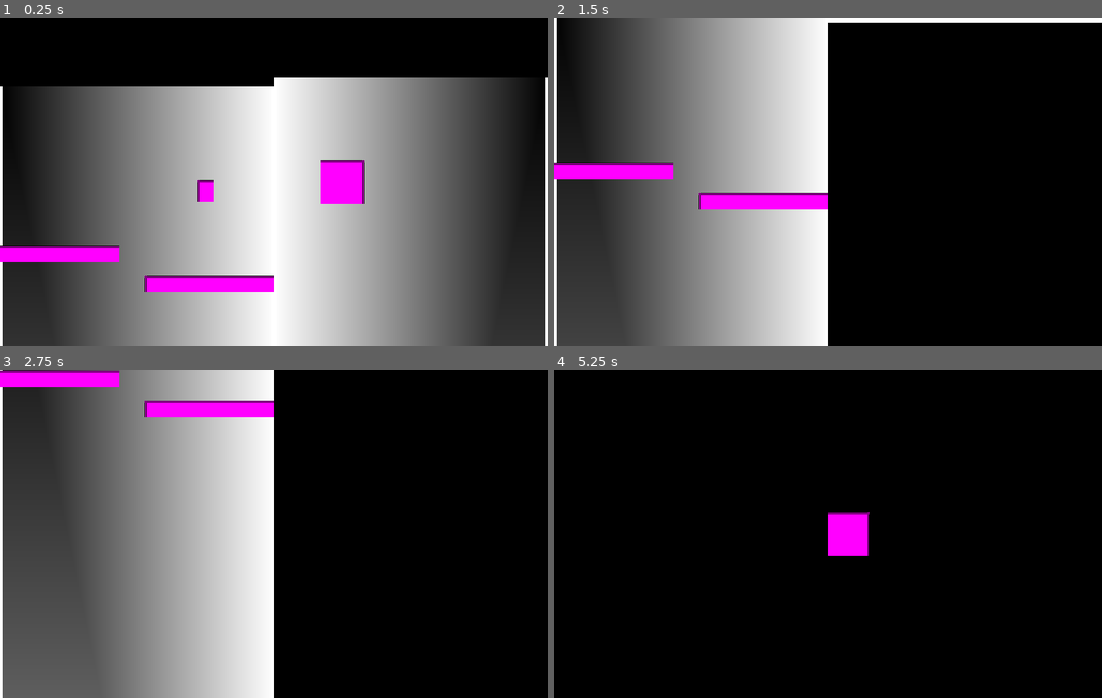
Above: before the commit, frames 1-4 (two rows, left to right).
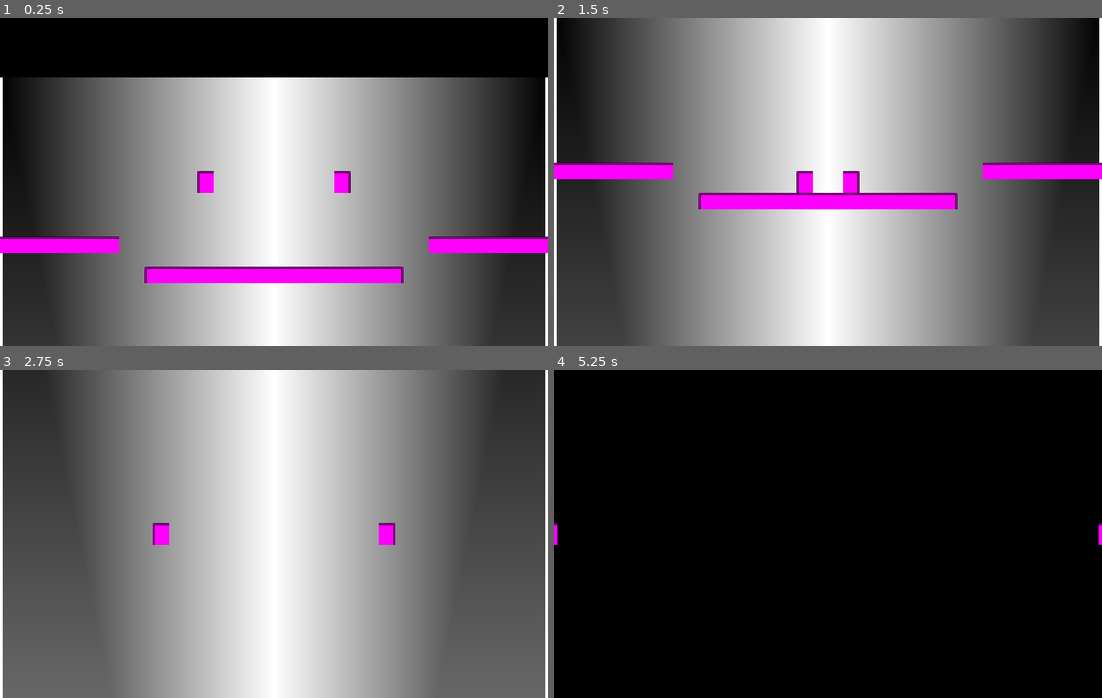
Above: after the commit, the same moments.

Repository: dotevie/SplittingImage
Game: Godot game, scene res://test_scene.tscn
Same seed, same stepped clock (60 frames per second), same inputs: the game is played once before the commit and once after it.
Inputs:
- Up to frame 1 (0.25 s): no input
- Up to frame 2 (1.5 s): hold Right (move_right) 0.53-1.28 s; tap Up (jump) at 0.77 s; hold Left (move_left) from 1.28 s (still down)
- Up to frame 3 (2.75 s): tap Up (jump) at 1.52 s; release Left (move_left) at 2.03 s; hold Right (move_right) from 2.03 s (still down)
- Up to frame 4 (5.25 s): tap Up (jump) at 3.02, 3.77, 4.52 s; release Right (move_right) at 3.53 s; hold Left (move_left) from 3.53 s (still down)

The runs differ from the first frame. In frame 1, 7.4% of the frame differs, in the area x 0-100%, y 18-84%; in frame 2, 49%; in frame 3, 52%, in the area x 0-100%, y 0-100%; in frame 4, 1.0%.

Commit message:
Make It Work

Diff:
--- a/scenes/level_test.tscn
+++ b/scenes/level_test.tscn
@@ -37,6 +37,12 @@
 [sub_resource type="RectangleShape2D" id="RectangleShape2D_yvmk3"]
 size = Vector2(4, 480)
 
+[sub_resource type="PlaceholderTexture2D" id="PlaceholderTexture2D_8m37a"]
+size = Vector2(24, 32)
+
+[sub_resource type="RectangleShape2D" id="RectangleShape2D_plvai"]
+size = Vector2(24, 32)
+
 [sub_resource type="PhysicsMaterial" id="PhysicsMaterial_vbogn"]
 friction = 0.0
 bounce = 0.07
@@ -47,18 +53,9 @@
 [sub_resource type="PlaceholderTexture2D" id="PlaceholderTexture2D_d5kir"]
 size = Vector2(192, 24)
 
-[sub_resource type="PhysicsMaterial" id="PhysicsMaterial_d5kir"]
-friction = 0.0
-
-[sub_resource type="RectangleShape2D" id="RectangleShape2D_e73ws"]
-size = Vector2(24, 32)
-
-[sub_resource type="PlaceholderTexture2D" id="PlaceholderTexture2D_8m37a"]
-size = Vector2(24, 32)
-
 [node name="LevelTest" type="Node2D" node_paths=PackedStringArray("player")]
 script = ExtResource("1_vbogn")
-player = NodePath("RigidBody2D")
+player = NodePath("Player")
 
 [node name="Sprite2D" type="Sprite2D" parent="."]
 position = Vector2(200, 960)
@@ -90,10 +87,21 @@
 [node name="Camera2D" type="Camera2D" parent="."]
 position = Vector2(200, 100)
 
-[node name="RigidBody2D" type="RigidBody2D" parent="." node_paths=PackedStringArray("cam")]
+[node name="Player" type="RigidBody2D" parent="." node_paths=PackedStringArray("cam")]
 position = Vector2(300, 100)
+can_sleep = false
+lock_rotation = true
+contact_monitor = true
+max_contacts_reported = 1
 script = ExtResource("1_e73ws")
 cam = NodePath("../Camera2D")
+
+[node name="Sprite2D2" type="Sprite2D" parent="Player"]
+texture = SubResource("PlaceholderTexture2D_8m37a")
+
+[node name="CollisionShape2D" type="CollisionShape2D" parent="Player"]
+shape = SubResource("RectangleShape2D_plvai")
+
 [node name="StaticBody2D" type="StaticBody2D" parent="."]
 position = Vector2(307, 289)
 physics_material_override = SubResource("PhysicsMaterial_vbogn")
@@ -113,20 +121,3 @@
 
 [node name="Sprite2D" type="Sprite2D" parent="StaticBody2D2"]
 texture = SubResource("PlaceholderTexture2D_d5kir")
-
-[node name="Player" type="RigidBody2D" parent="." node_paths=PackedStringArray("cam")]
-position = Vector2(300, 100)
-physics_material_override = SubResource("PhysicsMaterial_d5kir")
-gravity_scale = 0.75
-can_sleep = false
-lock_rotation = true
-contact_monitor = true
-max_contacts_reported = 1
-script = ExtResource("1_e73ws")
-cam = NodePath("../Camera2D")
-
-[node name="CollisionShape2D" type="CollisionShape2D" parent="Player"]
-shape = SubResource("RectangleShape2D_e73ws")
-
-[node name="Sprite2D2" type="Sprite2D" parent="RigidBody2D"]
-texture = SubResource("PlaceholderTexture2D_8m37a")
--- a/scenes/level_test_mirror.tscn
+++ b/scenes/level_test_mirror.tscn
@@ -37,15 +37,25 @@
 [sub_resource type="RectangleShape2D" id="RectangleShape2D_yvmk3"]
 size = Vector2(4, 480)
 
-[sub_resource type="RectangleShape2D" id="RectangleShape2D_e73ws"]
-size = Vector2(64, 64)
+[sub_resource type="PlaceholderTexture2D" id="PlaceholderTexture2D_8m37a"]
+size = Vector2(24, 32)
 
-[sub_resource type="PlaceholderTexture2D" id="PlaceholderTexture2D_8m37a"]
-size = Vector2(64, 64)
+[sub_resource type="RectangleShape2D" id="RectangleShape2D_plvai"]
+size = Vector2(24, 32)
+
+[sub_resource type="PhysicsMaterial" id="PhysicsMaterial_vbogn"]
+friction = 0.0
+bounce = 0.07
+
+[sub_resource type="RectangleShape2D" id="RectangleShape2D_vbogn"]
+size = Vector2(192, 24)
+
+[sub_resource type="PlaceholderTexture2D" id="PlaceholderTexture2D_d5kir"]
+size = Vector2(192, 24)
 
 [node name="LevelTestMirror" type="Node2D" node_paths=PackedStringArray("mirror_player")]
 script = ExtResource("1_eabhs")
-mirror_player = NodePath("RigidBody2D")
+mirror_player = NodePath("Player")
 
 [node name="Sprite2D" type="Sprite2D" parent="."]
 position = Vector2(200, 960)
@@ -77,18 +87,36 @@
 [node name="Camera2D" type="Camera2D" parent="."]
 position = Vector2(200, 100)
 
-[node name="RigidBody2D" type="RigidBody2D" parent="." node_paths=PackedStringArray("cam")]
+[node name="Player" type="RigidBody2D" parent="." node_paths=PackedStringArray("cam")]
 position = Vector2(300, 100)
+can_sleep = false
+lock_rotation = true
+max_contacts_reported = 1
 script = ExtResource("2_rit06")
 cam = NodePath("../Camera2D")
 
-[node name="CollisionShape2D" type="CollisionShape2D" parent="RigidBody2D"]
-shape = SubResource("RectangleShape2D_e73ws")
-
-[node name="Sprite2D2" type="Sprite2D" parent="RigidBody2D"]
+[node name="Sprite2D2" type="Sprite2D" parent="Player"]
 texture = SubResource("PlaceholderTexture2D_8m37a")
 
-[node name="Sprite2D2" type="Sprite2D" parent="."]
-position = Vector2(59.5, 740.5)
-scale = Vector2(0.703125, 6.109375)
-texture = SubResource("PlaceholderTexture2D_8m37a")
+[node name="CollisionShape2D" type="CollisionShape2D" parent="Player"]
+shape = SubResource("RectangleShape2D_plvai")
+
+[node name="StaticBody2D" type="StaticBody2D" parent="."]
+position = Vector2(307, 289)
+physics_material_override = SubResource("PhysicsMaterial_vbogn")
+
+[node name="CollisionShape2D" type="CollisionShape2D" parent="StaticBody2D"]
+shape = SubResource("RectangleShape2D_vbogn")
+
+[node name="Sprite2D" type="Sprite2D" parent="StaticBody2D"]
+texture = SubResource("PlaceholderTexture2D_d5kir")
+
+[node name="StaticBody2D2" type="StaticBody2D" parent="."]
+position = Vector2(78, 245)
+physics_material_override = SubResource("PhysicsMaterial_vbogn")
+
+[node name="CollisionShape2D" type="CollisionShape2D" parent="StaticBody2D2"]
+shape = SubResource("RectangleShape2D_vbogn")
+
+[node name="Sprite2D" type="Sprite2D" parent="StaticBody2D2"]
+texture = SubResource("PlaceholderTexture2D_d5kir")
Not shown: 1 places in scenes/level_test.tscn that only renumber resources
Not shown: 1 places in scenes/level_test_mirror.tscn that only renumber resources
